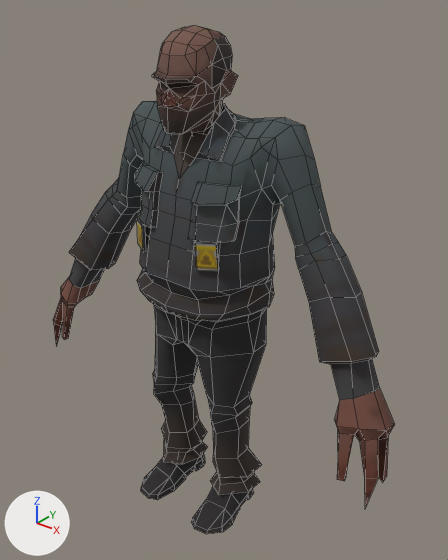
The FBX model Assets/BZ_ENV/Models/bz_characters/mob_01/bz_mob_01_mesh.fbx, before and after one commit.
One viewpoint serves both versions: a 50 mm camera at (1.34, -1.545, 1.978) aimed at (0.048, 0.069, 0.977). Every picture has the same lights, and +X, +Y and +Z are marked at lower left. Mesh edges are drawn as thin lines. Where no turn or scale is listed for an object, it has been applied to the vertices.

Script lines for the objects in view, before the commit:
```python
me_bz_alcash_002 = bpy.data.meshes.new('bz_alcash.002')
me_bz_alcash_002.from_pydata(...)  # 874 vertices, 942 faces; spans x -0.8..0.8, y -0.22..0.21, z 0.0..1.85
me_bz_alcash_002.materials.append(mat_bl_mobs)  # picture img_bz_mobs_01_psd
# before: 7 (0.0, 0.1, 1.59), 344 (0.11, 0.06, 1.57) at pixel (236, 120), 345 (0.06, 0.08, 1.58), 757 (-0.11, 0.06, 1.57), 758 (-0.06, 0.08, 1.58)
# before: 80 (0.33, 0.12, 1.57) at pixel (304, 125), 81 (0.3, -0.01, 1.55) at pixel (275, 137), 103 (0.28, 0.18, 1.47), 174 (0.32, 0.06, 1.58) at pixel (291, 125), 461 (0.27, -0.02, 1.52) at pixel (261, 147)
# before: 517 (-0.33, 0.12, 1.57), 518 (-0.3, -0.01, 1.55) at pixel (133, 112), 540 (-0.28, 0.18, 1.47), 611 (-0.32, 0.06, 1.58) at pixel (142, 101), 872 (-0.27, -0.02, 1.52) at pixel (136, 123)
ob_bz_mob_01 = bpy.data.objects.new('bz_mob_01', me_bz_alcash_002)
ob_bz_mob_01.location = (0.0, 0.0, 0.0)
```
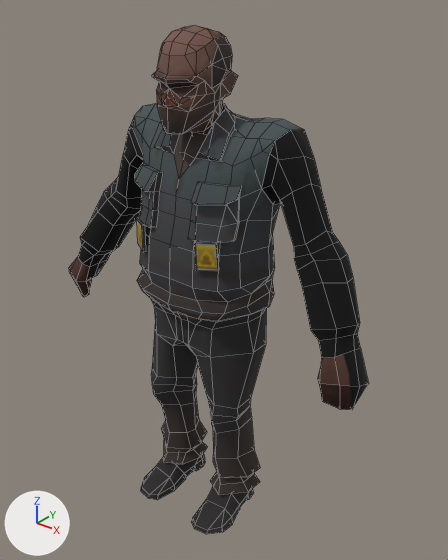
Commit message: mobs fixes

Pixel boxes [x1, y1, x2, y2] of what changed, in the pictures (448 x 560 px; the box of a moved part takes in the faces that stretch with it):
'bz_mob_01', reshaped (12% narrower)
    before: [53, 25, 395, 534]
    after: [69, 25, 369, 534]
part 1 of me_bz_alcash_002, cut back
    before: [53, 234, 395, 507]
    after: [69, 234, 369, 410]
part 2 of me_bz_alcash_002, moved or reshaped
    both: [160, 114, 264, 138]
part 3 of me_bz_alcash_002, moved or reshaped
    before: [153, 329, 266, 477]
    after: [151, 319, 266, 477]
part 4 of me_bz_alcash_002, moved or reshaped
    before: [251, 118, 315, 188]
    after: [251, 119, 315, 188]
part 5 of me_bz_alcash_002, moved or reshaped
    before: [128, 101, 157, 153]
    after: [128, 104, 155, 153]
part 6 of me_bz_alcash_002, surface changed
    before: [69, 128, 380, 399]
    after: [80, 128, 361, 357]

Diff of the bpy script that builds the scene:
```diff
--- a/Assets/BZ_ENV/Models/bz_characters/mob_01/bz_mob_01_mesh.fbx.py
+++ b/Assets/BZ_ENV/Models/bz_characters/mob_01/bz_mob_01_mesh.fbx.py
@@ me_bz_alcash_002 @@
 # used by ob_bz_mob_01; location = (0.0, 0.0, 0.0)
 # verts and faces of me_bz_alcash_002; kept vertices keep their numbers, new ones are numbered from 874
-me_bz_alcash_002.from_pydata(...)  # 874 vertices, 942 faces; spans x -0.8..0.8, y -0.22..0.21, z 0.0..1.85
+me_bz_alcash_002.from_pydata(...)  # 842 vertices, 906 faces; spans x -0.69..0.69, y -0.22..0.21, z 0.0..1.85
+# me_bz_alcash_002 part 1
+# 60 vertices are removed from x -0.8..0.8, y -0.15..-0.01, z 0.46..0.89
+# 80 faces are deleted
+# 6 vertices in x -0.11..0.11, y -0.18..-0.16, z 0.93..1.06 move by (0.0, 0.01, 0.0)
+# 4 vertices in x 0.46..0.6, y 0.01..0.12, z 1.05..1.11 move by (-0.03, 0.0, 0.04)
+# 4 vertices in x -0.6..-0.46, y 0.01..0.12, z 1.05..1.11 move by (0.03, 0.0, 0.04)
+# 3 vertices in x 0.63..0.71, y -0.02..0.05, z 0.78..0.83 move by (-0.07, 0.0, 0.12)
+# 3 vertices in x -0.14..0.14, y -0.2..-0.18, z 0.96..0.97 move by (0.0, 0.02, 0.0)
+# 3 vertices in x 0.59..0.66, y 0.05..0.06, z 0.87..0.9 move by (-0.05, -0.01, 0.07)
+# 60 vertices move from x -0.78..0.78, y -0.1..0.13, z 0.7..1.21 to x -0.68..0.68, y -0.09..0.12, z 0.83..1.21
+# 28 vertices are added at x -0.69..0.69, y -0.12..0.01, z 0.74..0.96
+# 44 new faces join them
+# me_bz_alcash_002 part 2
+for i in [7, 345, 758]: verts[i] += (0.0, 0.0, 0.01)
+verts[344] = (0.11, 0.05, 1.58)  # moved, pixel (235, 117)
+verts[757] = (-0.11, 0.05, 1.58)  # moved
+# me_bz_alcash_002 part 3
+# 6 vertices in x -0.21..0.21, y -0.13..-0.01, z 0.5..0.56 move by (0.0, 0.0, -0.01)
+# 6 vertices in x -0.15..0.15, y 0.07, z 0.28..0.56 move by (0.0, 0.01, 0.0)
+# 4 vertices in x -0.21..0.21, y 0.02..0.04, z 0.42..0.45 move by (0.0, 0.02, -0.01)
+# 30 vertices move from x -0.24..0.24, y -0.07..0.12, z 0.18..0.72 to x -0.23..0.23, y -0.07..0.12, z 0.16..0.7
+# me_bz_alcash_002 part 4
+verts[80] = (0.32, 0.12, 1.56)  # moved, pixel (304, 129)
+verts[81] = (0.3, 0.0, 1.54)  # moved, pixel (274, 140)
+verts[103] = (0.28, 0.18, 1.46)  # moved
+verts[174] = (0.32, 0.06, 1.57)  # moved, pixel (290, 130)
+verts[461] = (0.27, -0.03, 1.51)  # moved, pixel (262, 151)
+# me_bz_alcash_002 part 5
+verts[517] = (-0.32, 0.12, 1.56)  # moved
+verts[518] = (-0.3, 0.0, 1.54)  # moved, pixel (134, 115)
+verts[540] = (-0.28, 0.18, 1.46)  # moved
+verts[611] = (-0.32, 0.06, 1.57)  # moved, pixel (142, 106)
+verts[872] = (-0.27, -0.03, 1.51)  # moved, pixel (135, 127)
+# me_bz_alcash_002 part 6: 144 kept faces spanning x -0.68..0.68, y -0.09..0.18, z 0.83..1.57 get new texture (UV) coordinates
 me_bz_alcash_002.materials.append(mat_bl_mobs)
```
